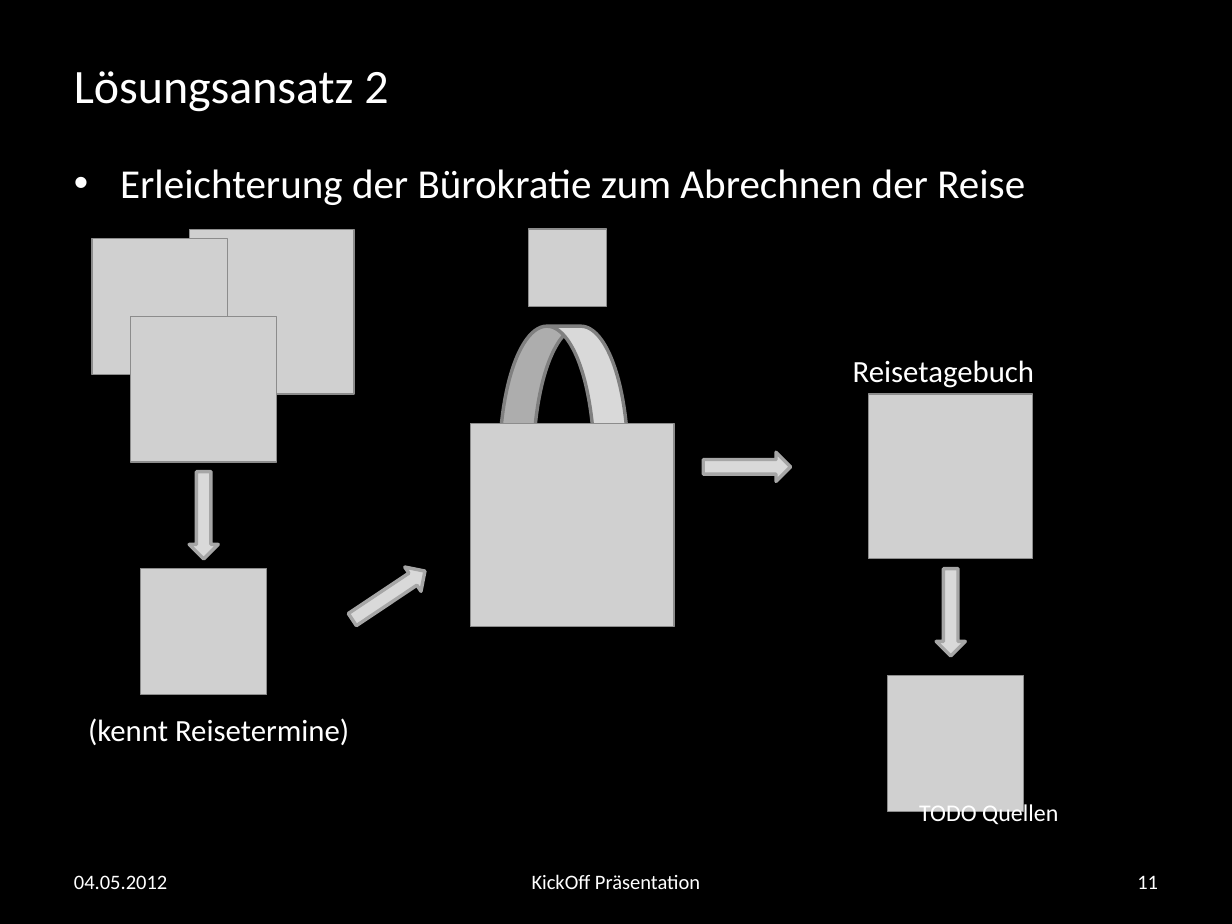
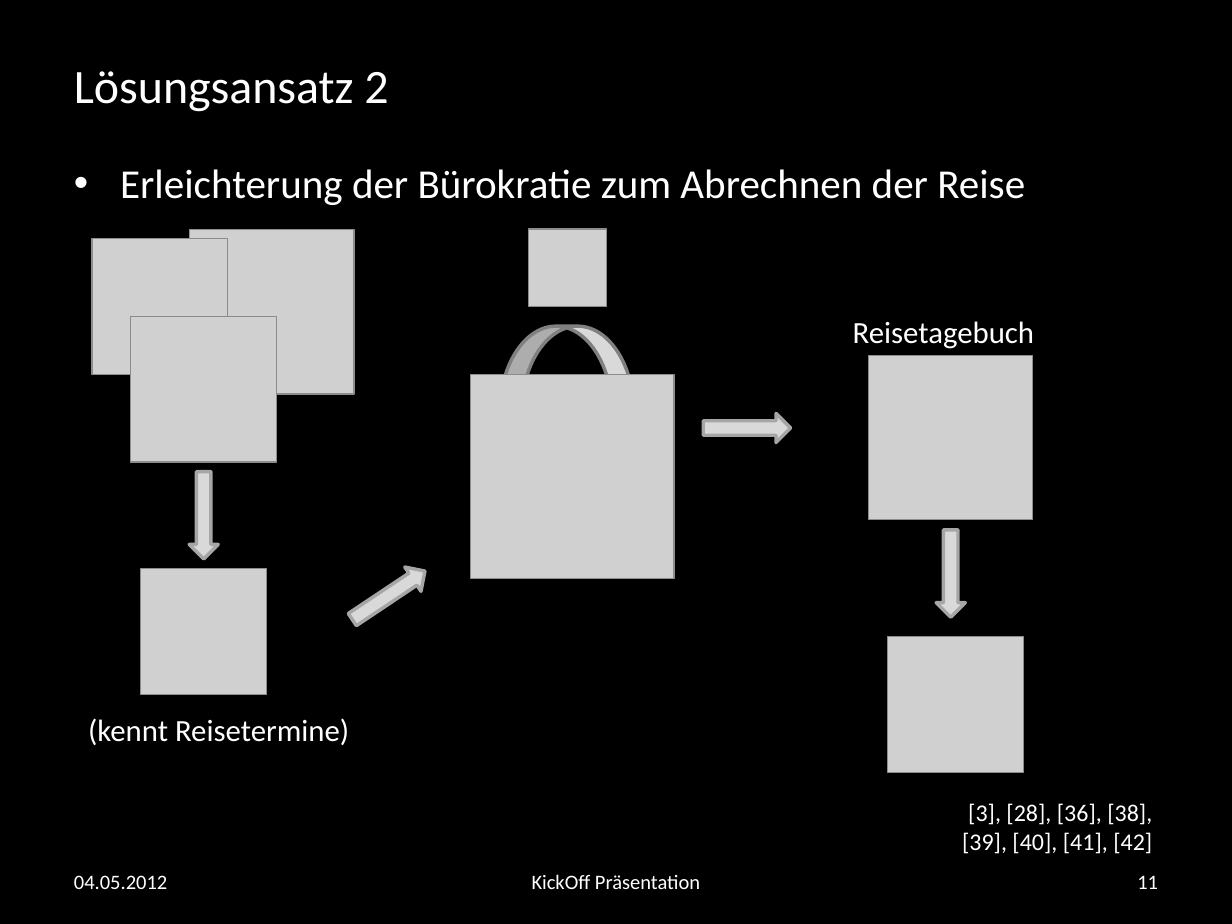
Before and after one commit to andreasnuesslein/swp_kp2_2012_gruppe1, a slide deck: slide 11 of KickOff-Praesentation/vorlage.pptx. Drawn at 1232x924 pixels with LibreOffice and Linux fonts; fonts in the diff are those of the drawing; grey boxes stand for pictures; background and template pictures are left out. Boxes give left, top, right and bottom in pixels: in the first picture for what was removed or moved away, otherwise in the second. Text is boxed around its words. In the diff, an @@ line names an element or a change of style, - is before the commit and + after.

```diff
--- a/KickOff-Praesentation/vorlage.pptx
+++ b/KickOff-Praesentation/vorlage.pptx
@@ curved down arrow: place and size @@
-curved down arrow at <box>500,326,646,462</box>
+curved down arrow at <box>500,326,646,414</box>
@@ picture: place and size @@
-picture at <box>471,424,674,627</box>
+picture at <box>471,375,674,578</box>
@@ 2 pictures, 2 right arrows, 1 text: place and size @@
-2 pictures, 2 right arrows, 1 text at <box>703,360,1034,811</box>
+2 pictures, 2 right arrows, 1 text at <box>703,321,1034,772</box>
@@ text at <box>962,803,1152,854</box>: text changed @@
-TODO Quellen
+[3], [28], [36], [38],
+[39], [40], [41], [42]
```
Also in this commit, not shown: 10 other slides changed, 1 other file.
